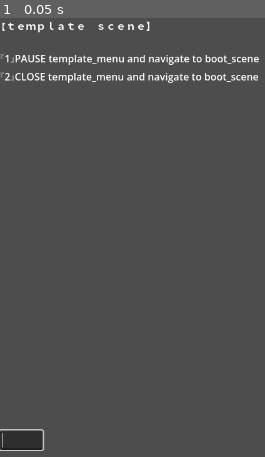
Above: before the commit, frame 1.
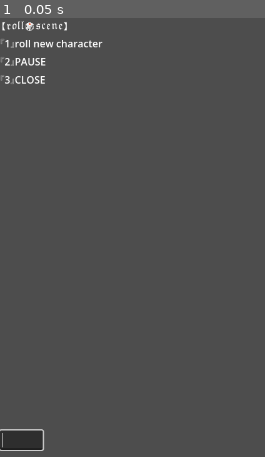
Above: after the commit, the same moment.

Repository: muraglim/proto-arch
Game: Godot game, scene res://core/main.tscn
Same seed, same stepped clock (60 frames per second), same inputs: the game is played once before the commit and once after it.
Inputs:
- Up to frame 1 (0.05 s): no input

The runs differ from the first frame. In frame 1, 2.6% of the frame differs, in the area x 0-98%, y 0-16%.

Commit message:
feat: roll_scene.gd
roll_scene.gd: successfully completed testing of actor values to Roster_Store through call to Keeper
Roster_Store.gd: added print statement to confirm actor values wrote successfully
nav_store.gd: roll_scene nav added

Diff:
--- a/core/keeper/nav_store.gd
+++ b/core/keeper/nav_store.gd
@@ -4,6 +4,6 @@
 func _ready() -> void:
 	data = {
 		"boot_scene": "uid://b27eqwa55glmf",
+		"template_scene": "uid://sew0lmp877f3",
 		"roll_scene": "uid://c431n7ciwstmp",
-		"template_scene": "uid://sew0lmp877f3",
 	}
--- a/core/keeper/roster_store.gd
+++ b/core/keeper/roster_store.gd
@@ -5,3 +5,4 @@
 		push_error("Roster_Store: id already exists - %s" % str(id))
 		return
 	data[id] = {"name": named, "identity": id, "gender": gender, "origin": origin, "zodiac": zodiac, "medals": []}
+	print("Roster_Store: wrote - ", data[id])
--- a/modules/roll_scene.gd
+++ b/modules/roll_scene.gd
@@ -1,4 +1,18 @@
+# ── TODO ──────────────────────────────────────────
+# name step: duplicate check against Roster_Store, bark loop on collision,
+# suggest random name (predetermined list or assembled from parts),
+# escape back to entry or accept suggestion
+# ──────────────────────────────────────────────────
+# staged_zodiac: float range is a time_since_current_year(start) delta
+# assigns rng in this range, change from rng to instead reflect world time state
+# ──────────────────────────────────────────────────
+# constrained_inputs: assign as empty array for template, provide inputs per step
+# ──────────────────────────────────────────────────
+# update_status(): stub with no gameplay context currently
+# decide ideal placement alongside update_menu() when context provides
+
 extends Module
+
 
 @onready var display: VBoxContainer = $Display
 @onready var menu: RichTextLabel = $Display/Menu
@@ -6,6 +20,22 @@
 @onready var status_label_1: RichTextLabel = $Display/StatusBar/StatusLabel1
 @onready var status_label_2: RichTextLabel = $Display/StatusBar/StatusLabel2
 @onready var status_label_3: RichTextLabel = $Display/StatusBar/StatusLabel3
+
+const HEADER: String = "【𝔯𝔬𝔩𝔩🎲𝔰𝔠𝔢𝔫𝔢】"
+var prompt: String = ""
+var options: String = ""
+var status: String = ""
+
+var staged_name: String = ""
+var staged_id = int(Time.get_unix_time_from_system())
+var staged_gender: bool = false
+var staged_origin: String = "player"
+var staged_zodiac: float = 0.0
+var is_input_constrained = true
+var roll_step: String = "menu"
+var loop_count: int = 0
+
+var constrained_inputs: Array = ["1", "2", "3"]
 
 func module_init() -> void:
 	menu.bbcode_enabled = true
@@ -21,26 +51,77 @@
 	display.show()
 	input.grab_focus()
 
+func update_menu() -> void:
+	match roll_step:
+		"menu":
+			prompt = "『1』roll new character\n『2』PAUSE\n『3』CLOSE"
+		"name":
+			prompt = "enter a name for your character! hurry up!"
+		"gender":
+			match loop_count:
+				0: prompt = "okay, are you boy or a girl?『1』male 『2』female『3』it's a secret"
+				1: prompt = "just answer the question!!!! 『1』male 『2』female『3』why do you need to know?"
+				_: prompt = "WE'RE TESTING A BOOL!!!!!!!! 『1』male 『2』female『3』what's a bool?"
+		"confirm":
+			var gender_display = "male" if not staged_gender else "female"
+			prompt = "is this correct?\n\nname: %s\ngender: %s\nzodiac: %s\nid: %s\n\n 『1』confirm 『2』start over" % [staged_name, gender_display, str(staged_zodiac),str(staged_id)]
+	menu.text = HEADER + "\n" + prompt
+
 func update_status() -> void:
 	pass
 
-# intentionally adjacent to update_menu() and _on_input
-var valid_inputs: Array = ["1", "2"]
-
-func update_menu() -> void:
-	menu.text = """【𝔯𝔬𝔩𝔩🎲𝔰𝔠𝔢𝔫𝔢】
-
-『1』PAUSE template_menu and navigate to boot_scene
-『2』CLOSE template_menu and navigate to boot_scene"""
-
 func _on_input(text: String) -> void:
 	input.clear()
-	match text:
-		"1":
-			nav_swap(get_nav("boot_scene"))
-		"2":
-			nav_exit(get_nav("boot_scene"))
+	if roll_step == "menu":
+		match text:
+			"1":
+				is_input_constrained = false
+				roll_step = "name"
+				update_menu()
+			"2":
+				nav_swap(get_nav("boot_scene"))
+			"3":
+				nav_exit(get_nav("boot_scene"))
+	else:
+		_handle_roll_input(text)
 
 func _on_text_changed(new_text: String) -> void:
-	if new_text not in valid_inputs:
+	if is_input_constrained and new_text not in constrained_inputs:
 		input.clear()
+
+func _handle_roll_input(text: String) -> void:
+	match roll_step:
+		"name":
+			staged_name = text
+			is_input_constrained = true
+			loop_count = 0
+			roll_step = "gender"
+			update_menu()
+		"gender":
+			if text == "1":
+				staged_gender = false
+				staged_id = Time.get_unix_time_from_system()
+				staged_zodiac = randf_range(0.0, 22.828125)
+				_advance_step("confirm")
+			elif text == "2":
+				staged_gender = true
+				staged_id = Time.get_unix_time_from_system()
+				staged_zodiac = randf_range(0.0, 22.828125)
+				_advance_step("confirm")
+			elif text == "3":
+				loop_count += 1
+				update_menu()
+		"confirm":
+			if text == "1":
+				Keeper.get_store("roster_store").add_to_roster(staged_name, staged_id, staged_gender, staged_origin, staged_zodiac)
+				_advance_step("menu")
+			elif text == "2":
+				staged_name = ""
+				staged_gender = false
+				staged_zodiac = 0.0
+				_advance_step("menu")
+
+func _advance_step(next_step: String) -> void:
+	roll_step = next_step
+	loop_count = 0
+	update_menu()
--- a/modules/roll_scene.tscn
+++ b/modules/roll_scene.tscn
@@ -1,8 +1,8 @@
 [gd_scene format=3 uid="uid://c431n7ciwstmp"]
 
-[ext_resource type="Script" uid="uid://cbml2yy60gjpx" path="res://modules/template_scene.gd" id="1_rp1qj"]
+[ext_resource type="Script" uid="uid://bfej6u3uh12yd" path="res://modules/roll_scene.gd" id="1_rp1qj"]
 
-[node name="TemplateScene" type="Node" unique_id=477268411]
+[node name="RollScene" type="Node" unique_id=477268411]
 script = ExtResource("1_rp1qj")
 metadata/_custom_type_script = "uid://bmojomnoei6cy"
 
@@ -24,6 +24,7 @@
 size_flags_horizontal = 0
 size_flags_vertical = 10
 size_flags_stretch_ratio = 20.0
+keep_editing_on_text_submit = true
 
 [node name="StatusBar" type="HBoxContainer" parent="Display" unique_id=766595429]
 layout_mode = 2
